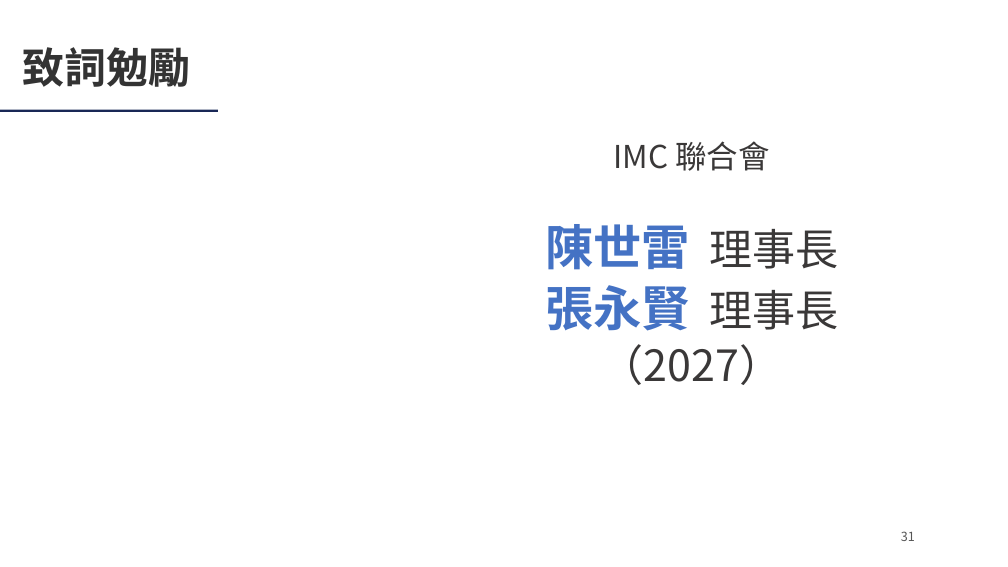
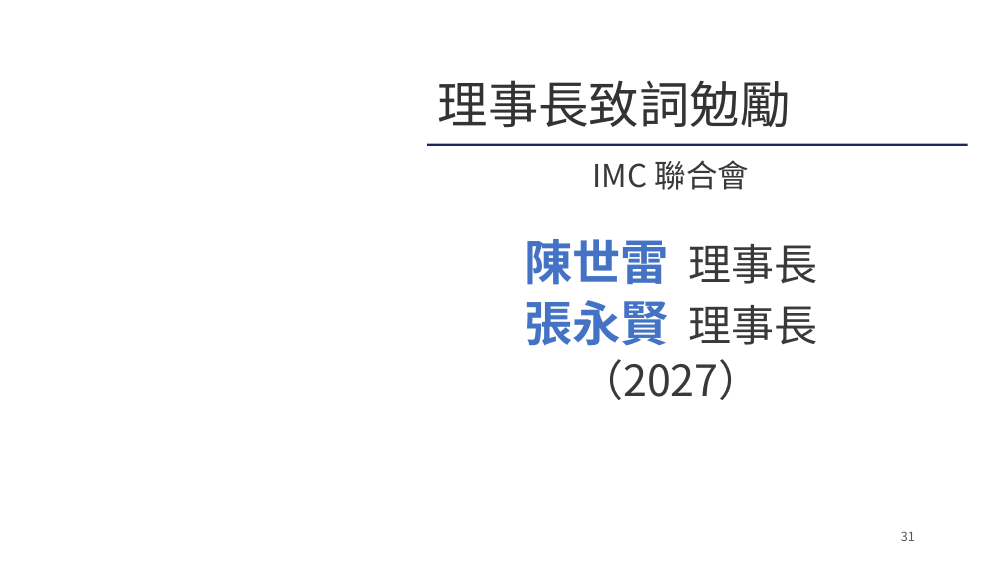
Before and after one commit to Ericliang680928/IAA, a slide deck: slide 31 of 20261204/agm/IAA會員大會簡報_20261204.pptx. Drawn at 1008x567 pixels with LibreOffice and Linux fonts; fonts in the diff are those of the drawing; background and template pictures are left out. Boxes give left, top, right and bottom in pixels: in the first picture for what was removed or moved away, otherwise in the second. Text is boxed around its words. In the diff, an @@ line names an element or a change of style, - is before the commit and + after.

```diff
--- a/20261204/agm/IAA會員大會簡報_20261204.pptx
+++ b/20261204/agm/IAA會員大會簡報_20261204.pptx
@@ text at bbox=[438, 80, 791, 127]: text changed; size 40 to 48 pt; bold off @@
-致詞勉勵
+理事長致詞勉勵
@@ rectangle: place and size @@
-rectangle at bbox=[0, 110, 218, 112]
+rectangle at bbox=[427, 144, 968, 146]
@@ text "IMC 聯合會": place and size @@
-text "IMC 聯合會" at bbox=[613, 141, 769, 171]
+text "IMC 聯合會" at bbox=[593, 160, 749, 190]
@@ text "陳世雷 理事長": place and size @@
-text "陳世雷 理事長" at bbox=[545, 224, 838, 385]
+text "陳世雷 理事長" at bbox=[524, 239, 817, 400]
```
Also in this commit, not shown: 5 other slides changed, 3 other files.
